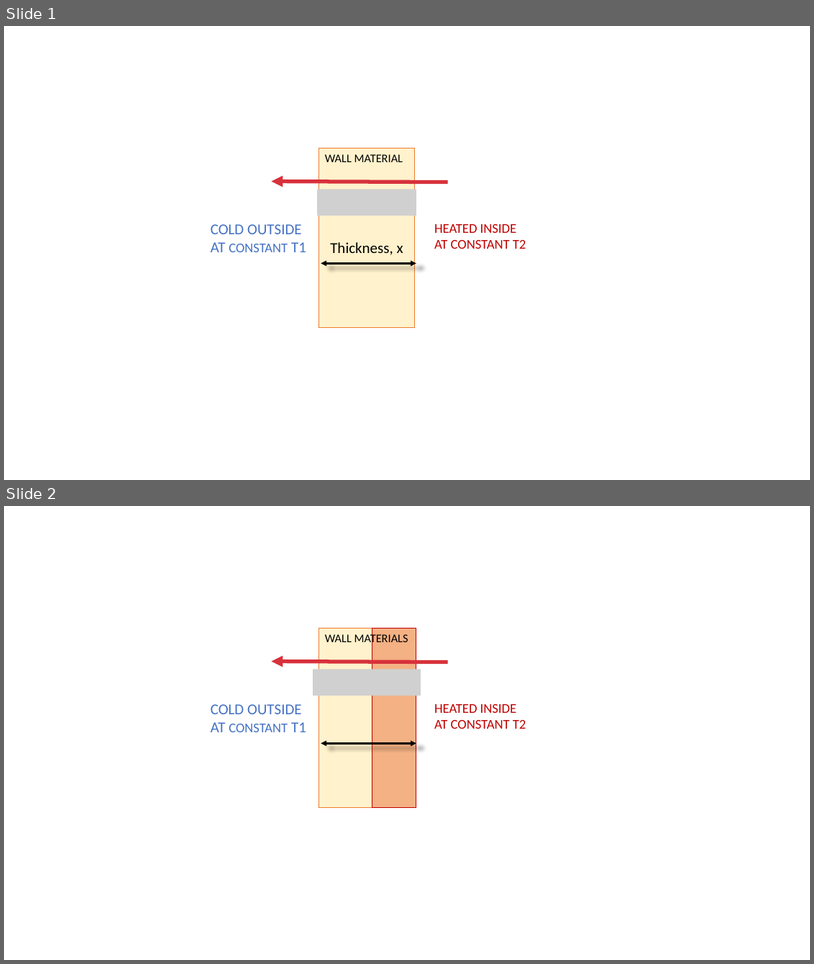
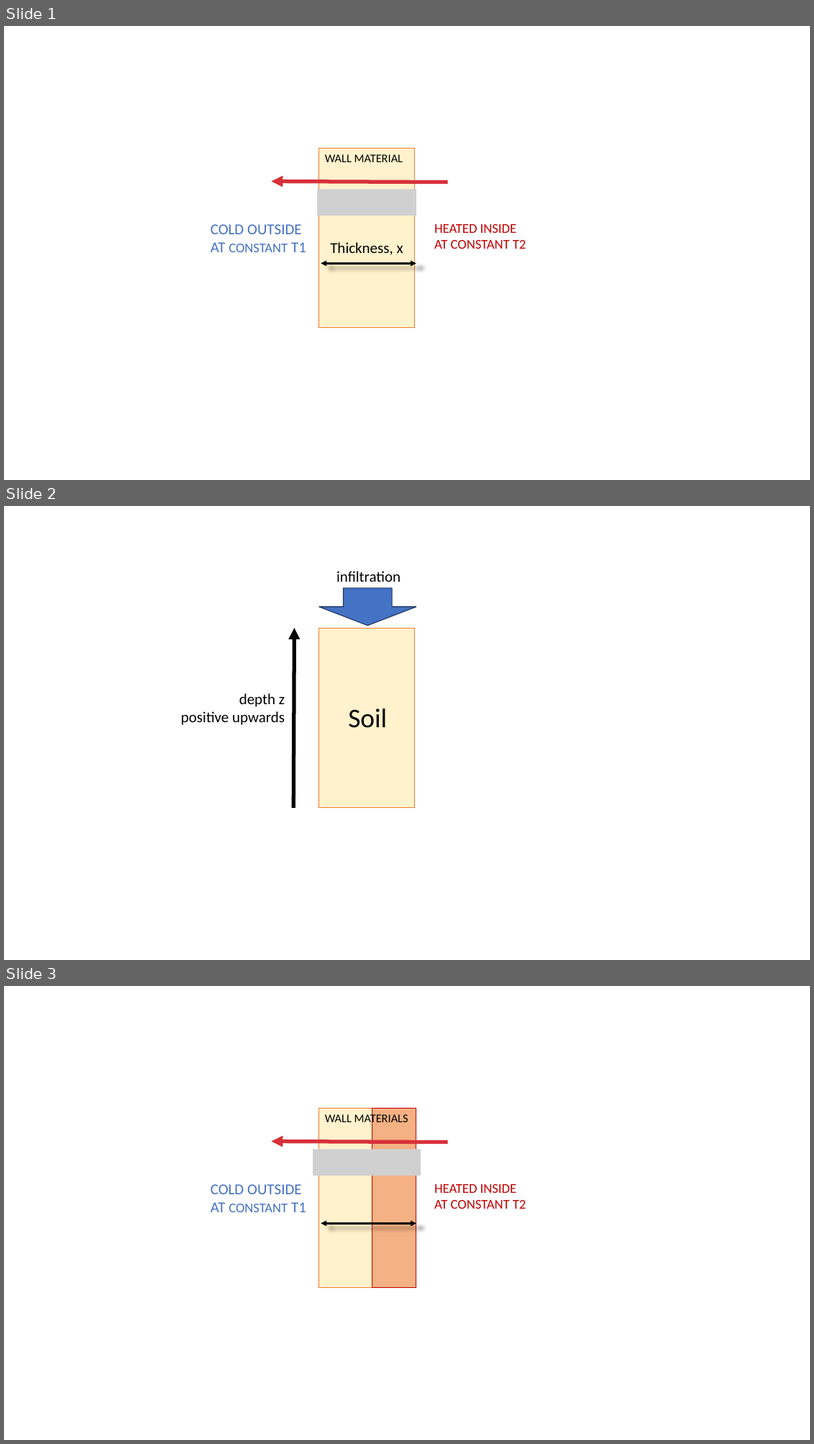
Before and after one commit to Jorub/drutes_tutorials, a slide deck: pics.pptx. Shown one above the other, each under a label of ours: slides 1 and 2 before the commit, slides 1, 2 and 3 after it. The pictures are 814x964 and 814x1444 pixels, drawn with LibreOffice and Linux fonts; fonts in the diff are those of the drawing; grey boxes stand for pictures. Boxes give left, top, right and bottom in pixels: in the first picture for what was removed or moved away, otherwise in the second. Text is boxed around its words. In the diff, an @@ line names an element or a change of style, - is before the commit and + after.

Commit message:
updated infiltration tutorial

```diff
--- a/pics.pptx
+++ b/pics.pptx
@@ slide 2 added at bbox=[4, 506, 810, 960], background #FFFFFF @@
@@ group added at bbox=[181, 571, 417, 808]: 3 texts, 1 rectangle, 1 arrow, 1 down arrow @@
+Soil
+depth z
+positive upwards
+infiltration
@@ what was slide 2 is now slide 3 @@
```
Also in this commit, not shown: 28 other files.
